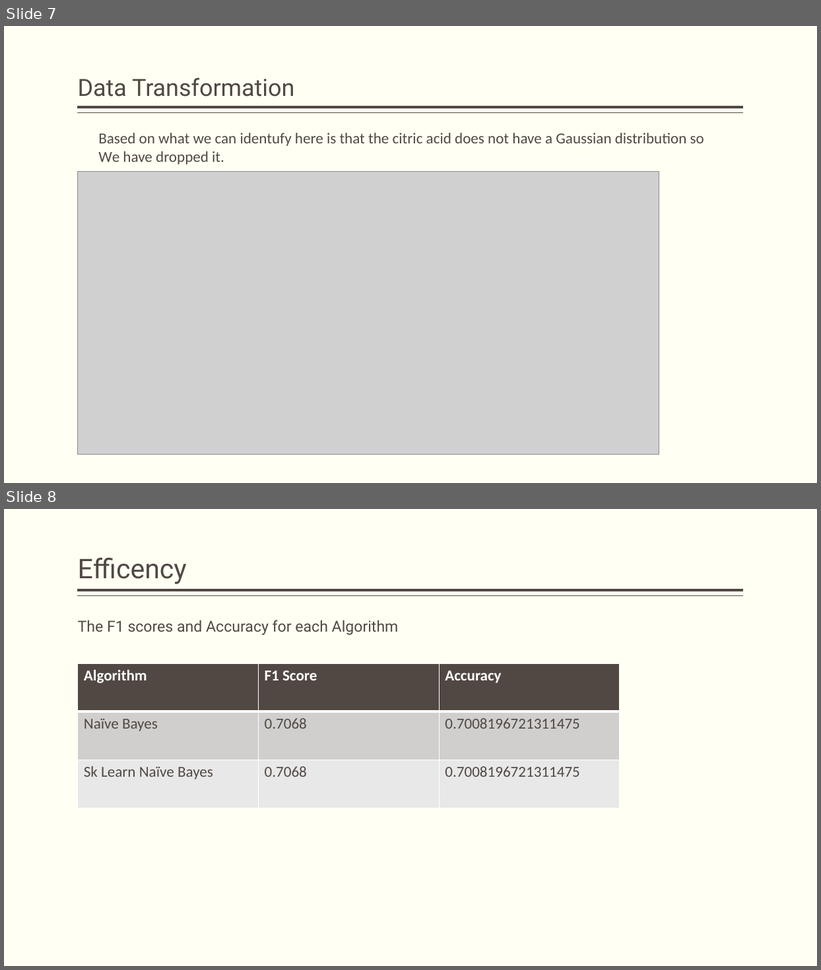
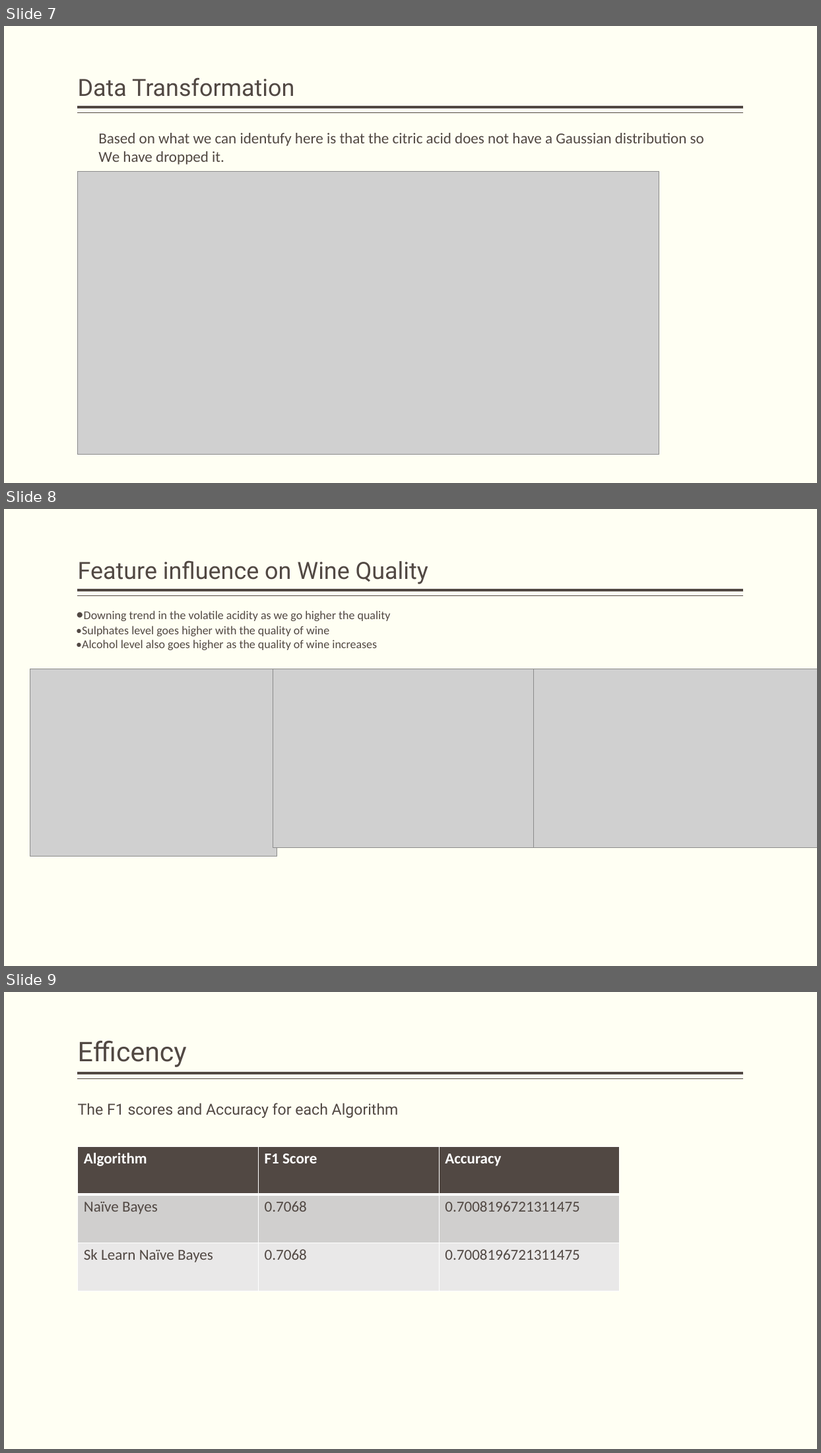
Before and after one commit to donikaSkenderbeut/machine-learning, a slide deck: Ex2/ex2.pptx. Shown one above the other, each under a label of ours: slides 7 and 8 before the commit, slides 7, 8 and 9 after it. The pictures are 821x970 and 821x1453 pixels, drawn with LibreOffice and Linux fonts; fonts in the diff are those of the drawing; grey boxes stand for pictures; background and template pictures are left out. Boxes give left, top, right and bottom in pixels: in the first picture for what was removed or moved away, otherwise in the second. Text is boxed around its words. In the diff, an @@ line names an element or a change of style, - is before the commit and + after.

```diff
--- a/Ex2/ex2.pptx
+++ b/Ex2/ex2.pptx
@@ slide 8 added at <box>4,509,817,966</box>, background #FFFFF3; not listed: 2 template elements that a slide beside it also shows @@
@@ title added at <box>78,560,428,584</box>, 28 pt, text #514843 @@
+Feature influence on Wine Quality
@@ text added at <box>76,611,391,650</box>, 14 pt, text #514843 @@
+•Downing trend in the volatile acidity as we go higher the quality
+•Sulphates level goes higher with the quality of wine
+•Alcohol level also goes higher as the quality of wine increases
@@ picture added at <box>30,669,277,857</box> @@
@@ picture added at <box>273,669,545,848</box> @@
@@ picture added at <box>534,669,817,848</box> @@
@@ what was slide 8 is now slide 9 @@
```
Also in this commit, not shown: 1 other slide added, 8 other files.
